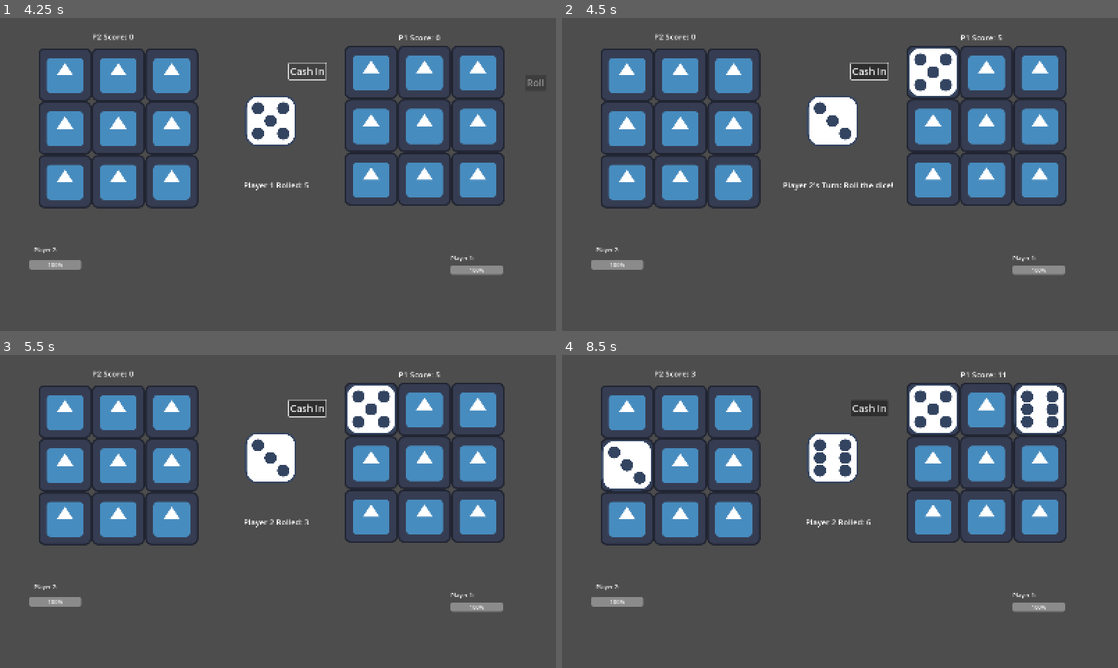
Above: before the commit, frames 1-4 (two rows, left to right).
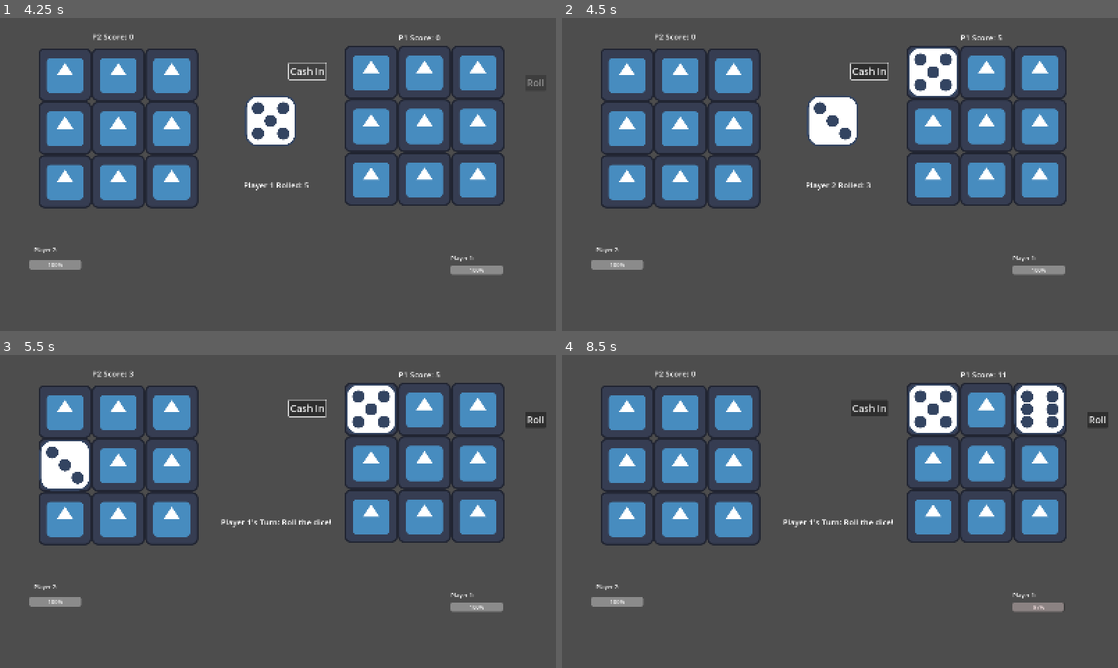
Above: after the commit, the same moments.

Repository: ggary104/High-Rollers
Game: Godot game, scene res://scenes/main_menu.tscn
Two runs of this game, one before a commit and one after it. Both use one fixed random seed, a clock stepped at 60 frames per second and the inputs below. The engine's default icon, where the game draws it, is replaced by a stand-in: a white triangle on a blue panel in a dark square.
Inputs (mouse positions are in pixels of both pictures, inside the frame that each line leads up to):
- Up to frame 1 (4.25 s): click "Player 1" at 0.5 s; click "Cash In" at 1.25 s; click "Roll" at 2 s; click "Cash In" at 2.75 s; click "Cash In" at 3.5 s
- Up to frame 2 (4.5 s): tap Enter at 4.25 s; move the mouse to (934, 71) at 4.27 s; press the mouse at (934, 71) at 4.28 s
- Up to frame 3 (5.5 s): tap Space at 5 s; move the mouse to (422, 408) at 5.02 s; release the mouse at (422, 408) at 5.03 s; click (422, 408) at 5.1 s
- Up to frame 4 (8.5 s): click (1095, 420) at 5.75 s, where only the run after the commit has a clickable "Roll"; click (1095, 420) at 6.5 s, where only the run before the commit has a clickable "Roll"; tap Enter at 7.25 s; move the mouse to (1040, 408) at 7.27 s; press the mouse at (1040, 408) at 7.28 s; tap Space at 8 s; move the mouse to (934, 461) at 8.02 s; release the mouse at (934, 461) at 8.03 s; click (934, 461) at 8.1 s

Frame 1 is identical in both runs. In frame 2, 0.2% of the frame differs, in the area x 39-60%, y 52-56%; in frame 3, 3.1%; in frame 4, 3.1%, in the area x 7-99%, y 5-83%.

Commit message:
Added cash in functionality for computer and added animation when cashing in

Diff:
--- a/game/scenes/game.gd
+++ b/game/scenes/game.gd
@@ -53,6 +53,8 @@
 
 	$"UI-Elements/Player1RollButton".visible = false
 	$"UI-Elements/Player2RollButton".visible = false
+	$"UI-Elements/Player1CashInButton".visible = false
+	$"UI-Elements/Player2CashInButton".visible = false
 
 	if player_turn == 1:
 		player_one_turn()
@@ -128,12 +130,21 @@
 	# disable player roll button
 	$"UI-Elements/Player1RollButton".disabled = true
 	$"UI-Elements/Player1RollButton".visible = false
-	roll_dice() #First generate random number
-	await get_tree().create_timer(.8).timeout  # delay before roll
-	update_ui()
-	await get_tree().create_timer(1.2).timeout  # delay before placing dice
-	var choice = computer_choice() #Then get the best choice
-	computer_move(choice)
+
+	var p2_score:int = calculate_column_score(p2_rows[0]) + calculate_column_score(p2_rows[1]) + calculate_column_score(p2_rows[2])
+	var cash_in_chance: float = 0.3
+
+	if p2_score > 0 and randf() < cash_in_chance:
+		turn_indicator_label.text = "Computer Cashed In!"
+		await get_tree().create_timer(1.2).timeout
+		perform_cash_in()
+	else:
+		roll_dice() #First generate random number
+		#await get_tree().create_timer(.8).timeout  # Removing this delay because it looks weired as it says 'PLAYER 2 ROLL' But the dice is already showing
+		update_ui()
+		await get_tree().create_timer(1.2).timeout  # delay before placing dice
+		var choice = computer_choice() #Then get the best choice
+		computer_move(choice)
 
 
 func computer_move(computer_pick) -> void:
@@ -246,9 +257,9 @@
 
 
 func computer_choice():
-	var row_scores = [0,0,0] #Scores to figure out the best column
-	var rows = [p2_rows[0], p2_rows[1], p2_rows[2]] #Get the value of the columns
-	var opponet_rows = [p1_rows[0], p1_rows[1], p1_rows[2]] #Opponent column to figure out the best move
+	#var row_scores = [0,0,0] #Scores to figure out the best column
+	#var rows = [p2_rows[0], p2_rows[1], p2_rows[2]] #Get the value of the columns
+	#var opponet_rows = [p1_rows[0], p1_rows[1], p1_rows[2]] #Opponent column to figure out the best move
 
 	var randice = get_random_tile()
 	return randice
@@ -369,6 +380,7 @@
 		return
 	p1_health = max(0,p1_health)
 	p2_health = max(0,p2_health)
+	health_damage_animation()
 	update_health_bars();
 
 	for i in range(3):
@@ -393,6 +405,14 @@
 func _on_player_2_cash_in_button_pressed() -> void:
 	if player_turn == 2:
 		perform_cash_in()
+
+func health_damage_animation():
+	var health_bar = $"UI-Elements/Player1Health" if player_turn == 2 else $"UI-Elements/Player2Health"
+
+	var tween = create_tween();
+	tween.tween_property(health_bar,"self_modulate",Color.RED, 0.2)
+	tween.tween_property(health_bar,"self_modulate",Color.WHITE, 0.2)
+
 
 # Debug Functions
 
Not shown: 1 places in game/scenes/game.tscn that only renumber resources
